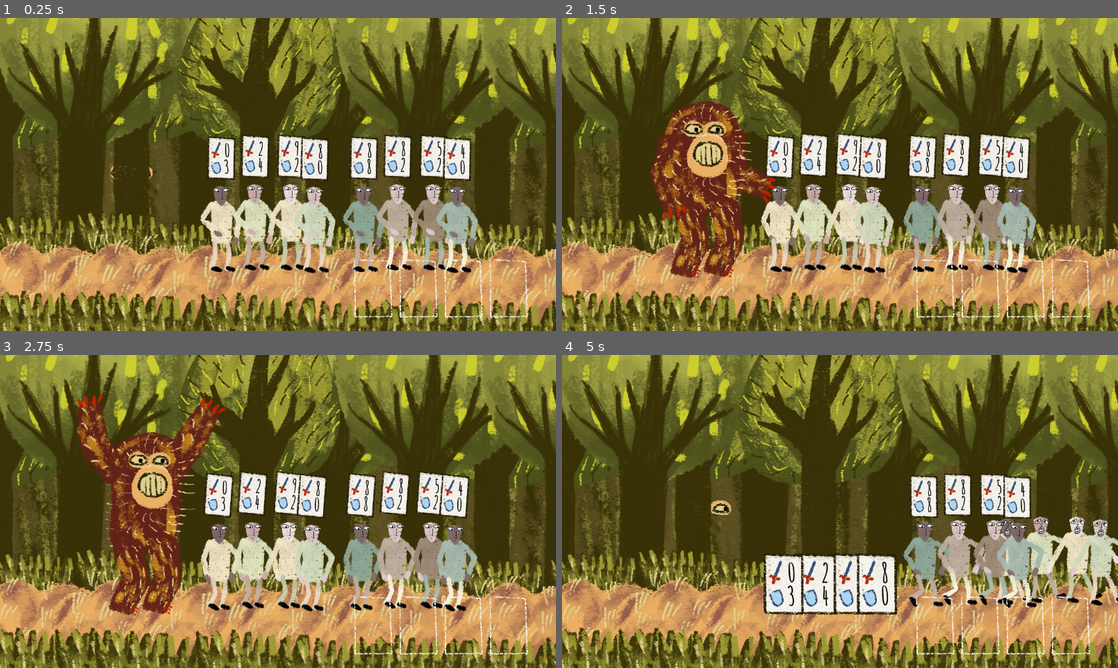
Above: before the commit, frames 1-4 (two rows, left to right).
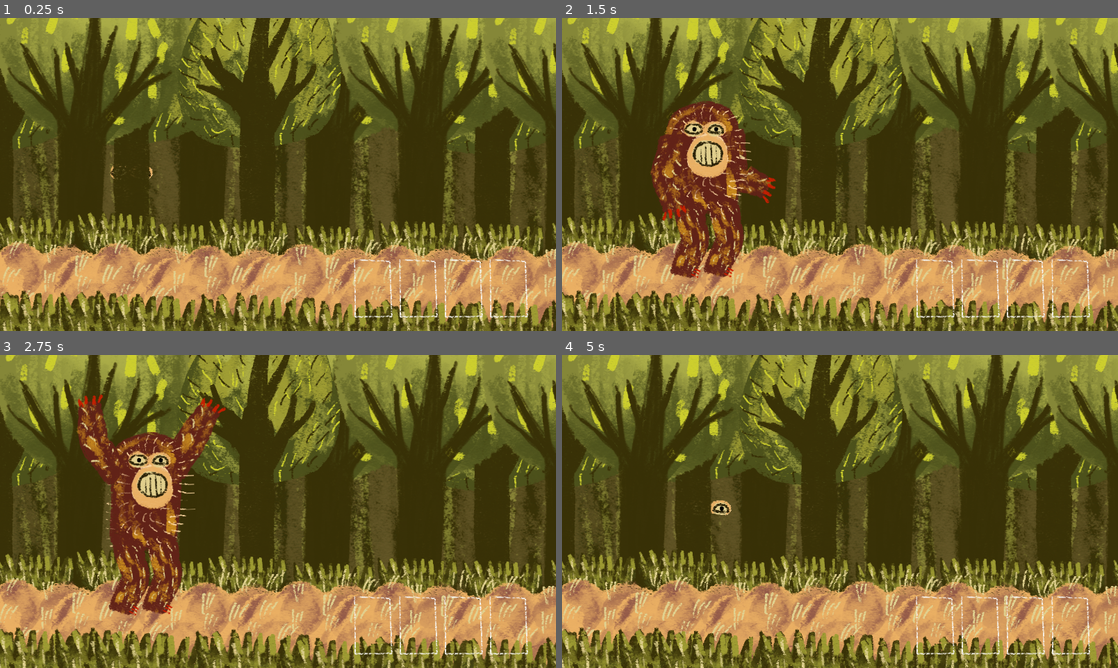
Above: after the commit, the same moments.

Repository: fguillen/The-Forest-Monster-and-the-Cards-Championship
Game: Godot game, scene res://testing/forest.tscn
Same seed, same stepped clock (60 frames per second), same inputs: the game is played once before the commit and once after it. Sound files missing from this copy of the repository are replaced by a short silence.
Inputs (mouse positions are in pixels of both pictures, inside the frame that each line leads up to):
- Up to frame 1 (0.25 s): no input
- Up to frame 2 (1.5 s): tap Enter (ui_accept) at 0.5, 0.77 s; move the mouse to (962, 158) at 0.52 s; hold Right (ui_right) 0.53-1.28 s; click (962, 158) at 0.67 s; move the mouse to (728, 190) at 1.27 s; hold Down (ui_down) from 1.28 s (still down)
- Up to frame 3 (2.75 s): tap Enter (ui_accept) at 1.52 s; move the mouse to (333, 442) at 2.02 s; release Down (ui_down) at 2.03 s; hold Right (ui_right) from 2.03 s (still down)
- Up to frame 4 (5 s): move the mouse to (812, 574) at 2.77 s; release Right (ui_right) at 2.78 s; hold Up (ui_up) 2.78-3.53 s; click (812, 574) at 2.92 s; tap Enter (ui_accept) at 3.02, 3.77, 4.52 s; move the mouse to (1006, 558) at 3.52 s; hold Left (ui_left) from 3.53 s (still down); move the mouse to (673, 464) at 4.27 s

The runs differ from the first frame. In frame 1, 13% of the frame differs, in the area x 21-86%, y 37-82%; in frame 2, 13%; in frame 3, 13%; in frame 4, 14%, in the area x 28-100%, y 37-84%.

Commit message:
Remove not used paseants

Diff:
--- a/testing/forest.tscn
+++ b/testing/forest.tscn
@@ -8,7 +8,6 @@
 [ext_resource type="Texture2D" uid="uid://bc0shb4yt2nlp" path="res://road.png" id="4_jwmf3"]
 [ext_resource type="Texture2D" uid="uid://copauticogsmb" path="res://grass.png" id="5_n1yta"]
 [ext_resource type="PackedScene" uid="uid://bp1g6f2qxumcn" path="res://actors/monster_riggid_3.tscn" id="10_fnlqw"]
-[ext_resource type="PackedScene" uid="uid://bol8dpj3j7s0x" path="res://actors/paseant.tscn" id="11_85lh6"]
 [ext_resource type="PackedScene" uid="uid://s2a7n4743ock" path="res://paseant_spawner.tscn" id="12_pby02"]
 [ext_resource type="PackedScene" uid="uid://cufupnieqm5ot" path="res://ui/forest_deck.tscn" id="12_uq5et"]
 [ext_resource type="PackedScene" uid="uid://vb6a1yxef6do" path="res://effects/effect_sound.tscn" id="12_vhvwt"]
@@ -343,35 +342,3 @@
 stream = ExtResource("14_lyssg")
 volume_db = -20.0
 autoplay = true
-
-[node name="Paseant" parent="." instance=ExtResource("11_85lh6")]
-position = Vector2(24, 169)
-speed = 0
-
-[node name="Paseant2" parent="." instance=ExtResource("11_85lh6")]
-position = Vector2(102, 165)
-speed = 0
-
-[node name="Paseant3" parent="." instance=ExtResource("11_85lh6")]
-position = Vector2(185, 165)
-speed = 0
-
-[node name="Paseant4" parent="." instance=ExtResource("11_85lh6")]
-position = Vector2(239, 171)
-speed = 0
-
-[node name="Paseant5" parent="." instance=ExtResource("11_85lh6")]
-position = Vector2(352, 169)
-speed = 0
-
-[node name="Paseant6" parent="." instance=ExtResource("11_85lh6")]
-position = Vector2(430, 165)
-speed = 0
-
-[node name="Paseant7" parent="." instance=ExtResource("11_85lh6")]
-position = Vector2(513, 165)
-speed = 0
-
-[node name="Paseant8" parent="." instance=ExtResource("11_85lh6")]
-position = Vector2(567, 171)
-speed = 0
Not shown, added: assets/sounds/paseant_walk.wav.import
Not shown: 1 places in testing/forest.tscn that only renumber resources
Not shown, changed: README.md
Not shown, added: assets/sounds/paseant_walk.wav
